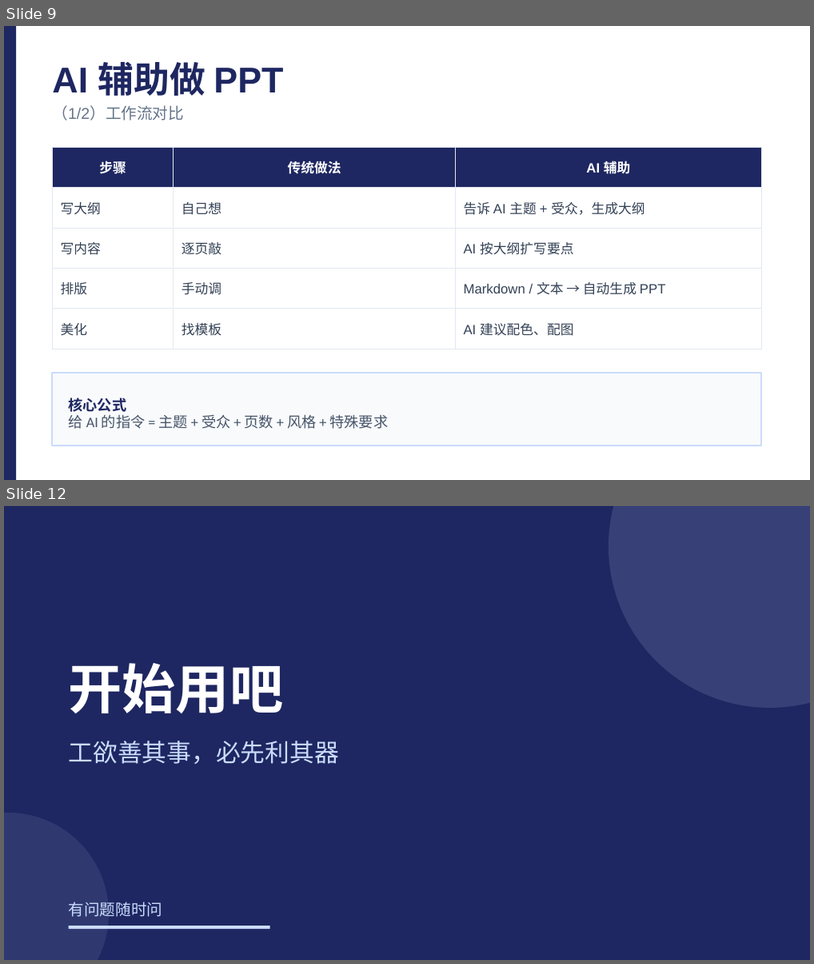
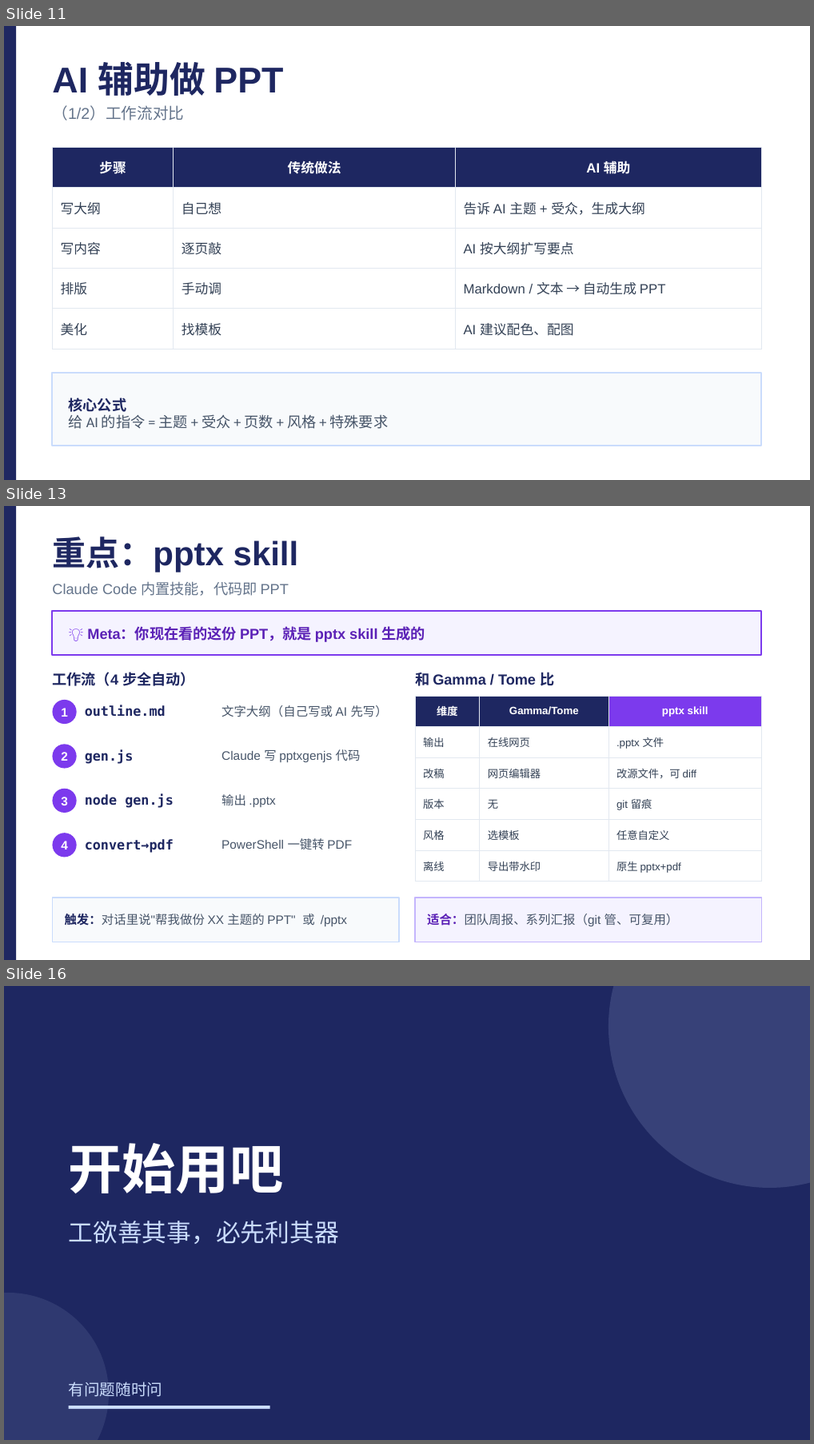
Before and after one commit to lelelelelelelelelelelelele/rednote_monitor, a slide deck: report/20260520/lele_AI工具指南/20260520_AI工具指南.pptx. Shown one above the other, each under a label of ours: slides 9 and 12 before the commit, slides 11, 13 and 16 after it; the slides between them are not shown. The pictures are 814x964 and 814x1444 pixels, drawn with LibreOffice and Linux fonts; fonts in the diff are those of the drawing. Boxes give left, top, right and bottom in pixels: in the first picture for what was removed or moved away, otherwise in the second. Text is boxed around its words. In the diff, an @@ line names an element or a change of style, - is before the commit and + after.

```diff
--- a/report/20260520/lele_AI工具指南/20260520_AI工具指南.pptx
+++ b/report/20260520/lele_AI工具指南/20260520_AI工具指南.pptx
@@ slide 13 added at bbox=[4, 506, 810, 960], background #FFFFFF @@
@@ rectangle added at bbox=[4, 506, 16, 959], fill #1E2761 @@
@@ text added at bbox=[52, 536, 299, 572], 30 pt, text #1E2761, bold @@
+重点：pptx skill
@@ text added at bbox=[52, 581, 289, 596], 13 pt, text #64748B @@
+Claude Code 内置技能，代码即 PPT
@@ rectangle added at bbox=[52, 611, 762, 655], fill #F5F3FF, outline #7C3AED 1.5 pt @@
@@ text added at bbox=[87, 626, 426, 642], 13 pt, text #5B21B6, bold @@
+💡 Meta：你现在看的这份 PPT，就是 pptx skill 生成的
@@ text added at bbox=[52, 672, 195, 686], 13 pt, text #1E2761, bold @@
+工作流（4 步全自动）
@@ text added at bbox=[415, 672, 554, 686], 13 pt, text #1E2761, bold @@
+和 Gamma / Tome 比
@@ table added at bbox=[415, 696, 762, 881], 6 rows, 3 columns @@
+维度 | Gamma/Tome | pptx skill
+输出 | 在线网页 | .pptx 文件
+改稿 | 网页编辑器 | 改源文件，可 diff
+版本 | 无 | git 留痕
+风格 | 选模板 | 任意自定义
+离线 | 导出带水印 | 原生 pptx+pdf
@@ ellipse added at bbox=[52, 700, 77, 724], fill #7C3AED @@
@@ text added at bbox=[61, 708, 68, 716], 11 pt, text #FFFFFF, bold @@
+1
@@ text added at bbox=[85, 705, 166, 716], 12 pt, text #1E2761, bold @@
+outline.md
@@ text added at bbox=[222, 705, 388, 717], 11 pt, text #475569 @@
+文字大纲（自己写或 AI 先写）
@@ ellipse added at bbox=[52, 744, 77, 768], fill #7C3AED @@
@@ text added at bbox=[61, 752, 68, 760], 11 pt, text #FFFFFF, bold @@
+2
@@ text added at bbox=[85, 750, 134, 764], 12 pt, text #1E2761, bold @@
+gen.js
@@ text added at bbox=[222, 749, 361, 762], 11 pt, text #475569 @@
+Claude 写 pptxgenjs 代码
@@ ellipse added at bbox=[52, 788, 77, 812], fill #7C3AED @@
@@ text added at bbox=[61, 796, 68, 805], 11 pt, text #FFFFFF, bold @@
+3
@@ text added at bbox=[85, 794, 174, 808], 12 pt, text #1E2761, bold @@
+node gen.js
@@ text added at bbox=[222, 794, 275, 807], 11 pt, text #475569 @@
+输出 .pptx
@@ ellipse added at bbox=[52, 832, 77, 856], fill #7C3AED @@
@@ text added at bbox=[61, 840, 68, 849], 11 pt, text #FFFFFF, bold @@
+4
@@ text added at bbox=[85, 839, 174, 852], 12 pt, text #1E2761, bold @@
+convert→pdf
@@ text added at bbox=[222, 838, 352, 849], 11 pt, text #475569 @@
+PowerShell 一键转 PDF
@@ rectangle added at bbox=[52, 897, 399, 941], fill #F8FAFC, outline #CADCFC 1 pt @@
@@ text added at bbox=[65, 913, 347, 926], 11 pt, text #475569 @@
+触发：对话里说"帮我做份 XX 主题的 PPT" 或 /pptx
@@ rectangle added at bbox=[415, 897, 762, 941], fill #F5F3FF, outline #C4B5FD 1 pt @@
@@ text added at bbox=[427, 913, 679, 926], 11 pt, text #475569 @@
+适合：团队周报、系列汇报（git 管、可复用）
@@ what was slide 9 is now slide 11 @@
@@ what was slide 12 is now slide 16 @@
```
Also in this commit, not shown: 6 slides changed, 4 other slides added, 1 slide removed, 2 other files.
